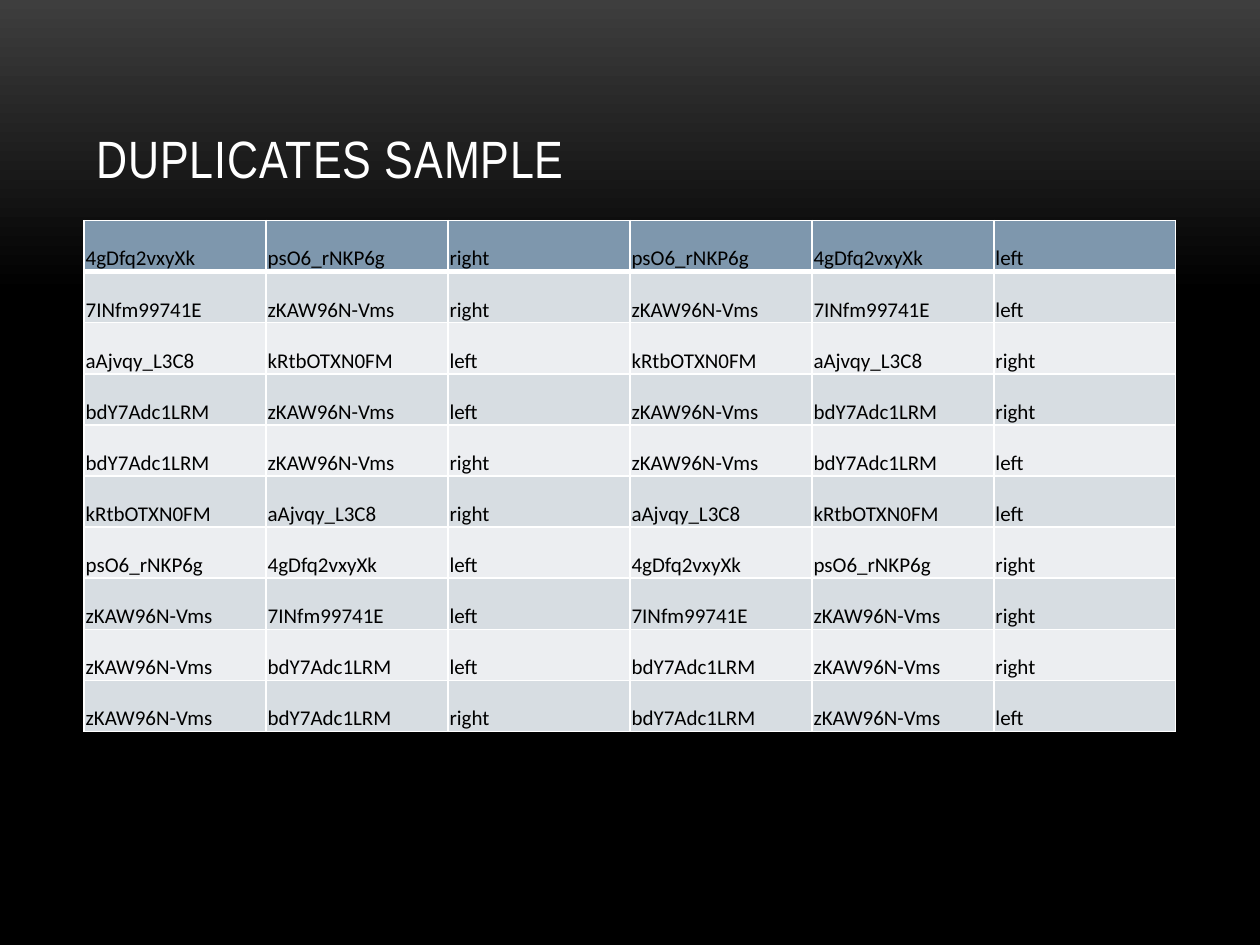
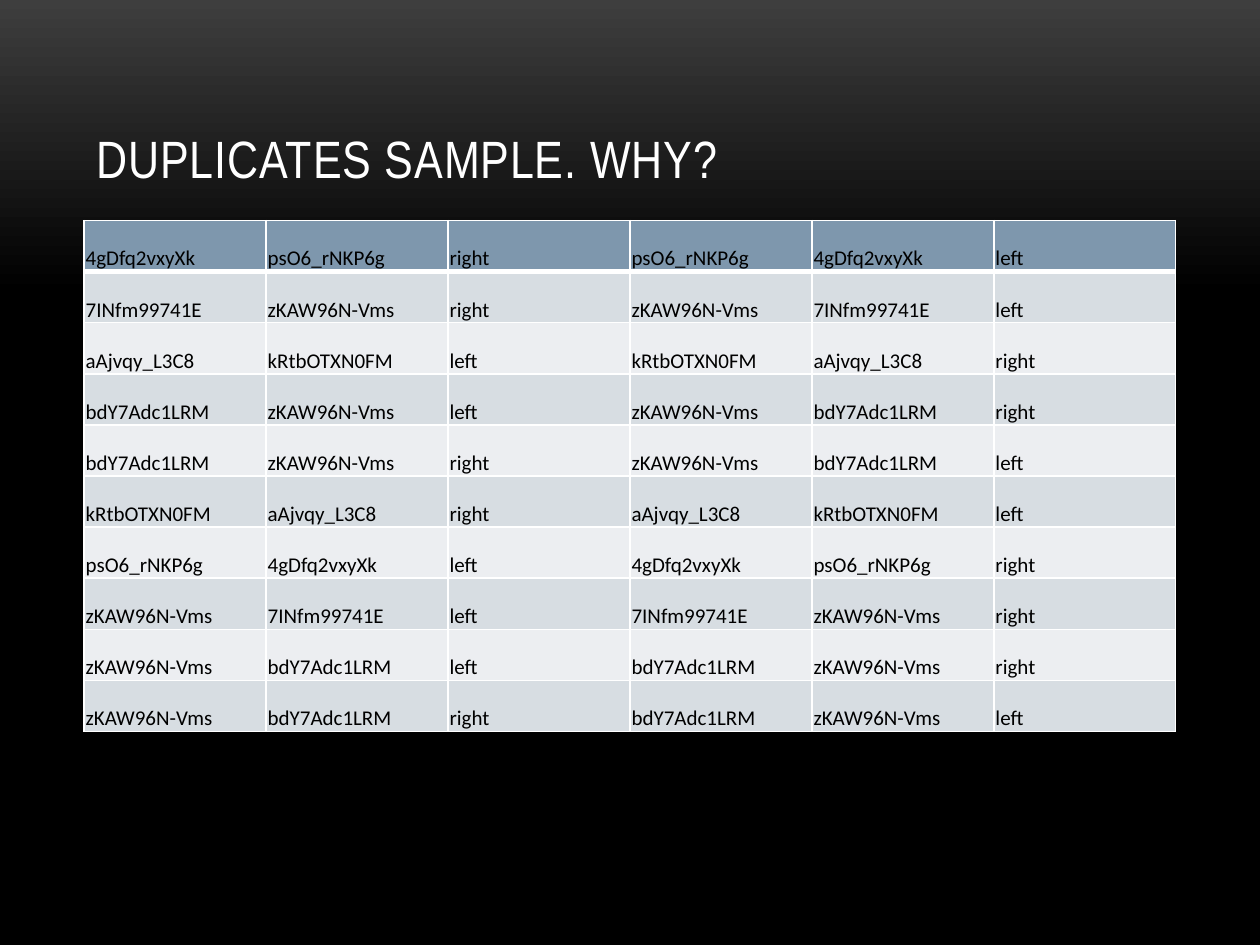
Before and after one commit to veravira/video-recom, a slide deck: slide 9 of src/main/script/sample.pptx (slide 6 before the commit). Drawn at 1260x945 pixels with LibreOffice and Linux fonts; fonts in the diff are those of the drawing; background and template pictures are left out. Boxes give left, top, right and bottom in pixels: in the first picture for what was removed or moved away, otherwise in the second. Text is boxed around its words. In the diff, an @@ line names an element or a change of style, - is before the commit and + after.

```diff
--- a/src/main/script/sample.pptx
+++ b/src/main/script/sample.pptx
@@ title at <box>97,141,717,179</box>: text changed @@
-DUPLICATES SAMPLE
+DUPLICATES SAMPLE. WHY?
```
Also in this commit, not shown: 1 other slide changed, 4 slides added, 3 other files.
